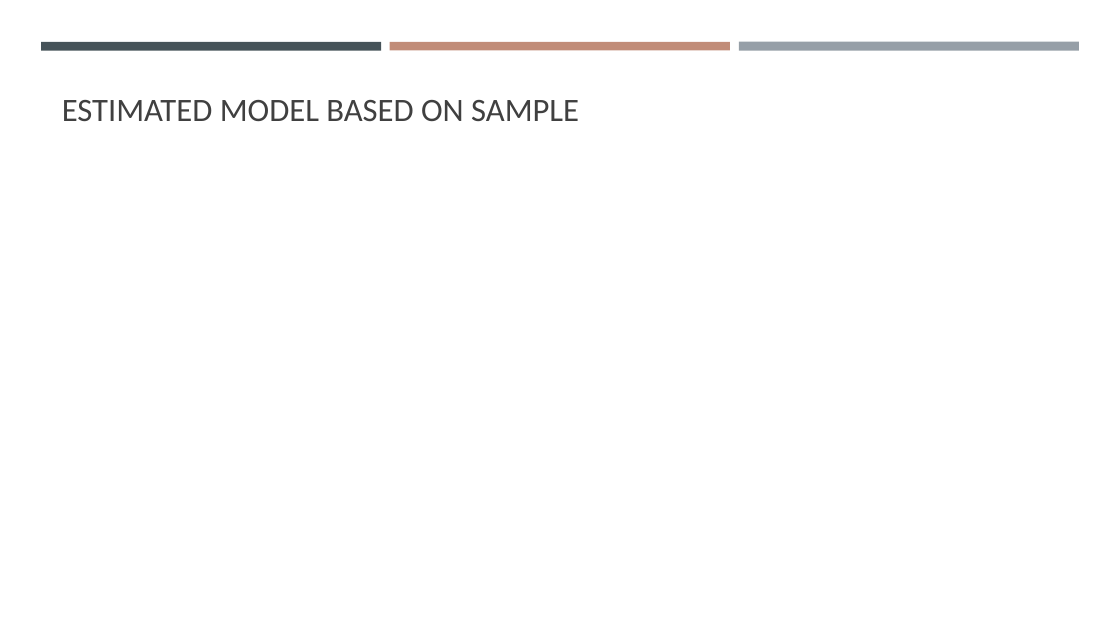
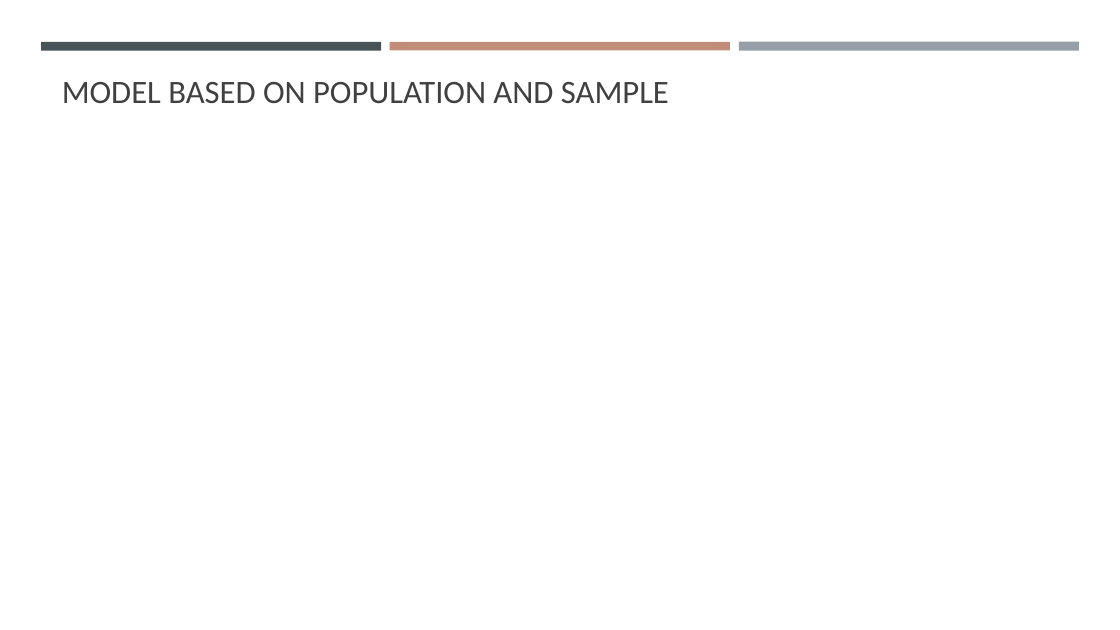
Before and after one commit to gisynw/geog-247, a slide deck: slide 6 of docs/Lectures/Week04/Week04_BivariateRegression.pptx (slide 7 before the commit). Drawn at 1120x630 pixels with LibreOffice and Linux fonts; fonts in the diff are those of the drawing; grey boxes stand for pictures. Boxes give left, top, right and bottom in pixels: in the first picture for what was removed or moved away, otherwise in the second. Text is boxed around its words. In the diff, an @@ line names an element or a change of style, - is before the commit and + after.

```diff
--- a/docs/Lectures/Week04/Week04_BivariateRegression.pptx
+++ b/docs/Lectures/Week04/Week04_BivariateRegression.pptx
@@ title at (x1=62, y1=82, x2=669, y2=103): text changed @@
-ESTIMATED MODEL BASED ON SAMPLE
+MODEL BASED ON POPULATION AND SAMPLE
```
Also in this commit, not shown: 8 other slides changed, 8 slides added, 5 slides removed, 3 other files.
